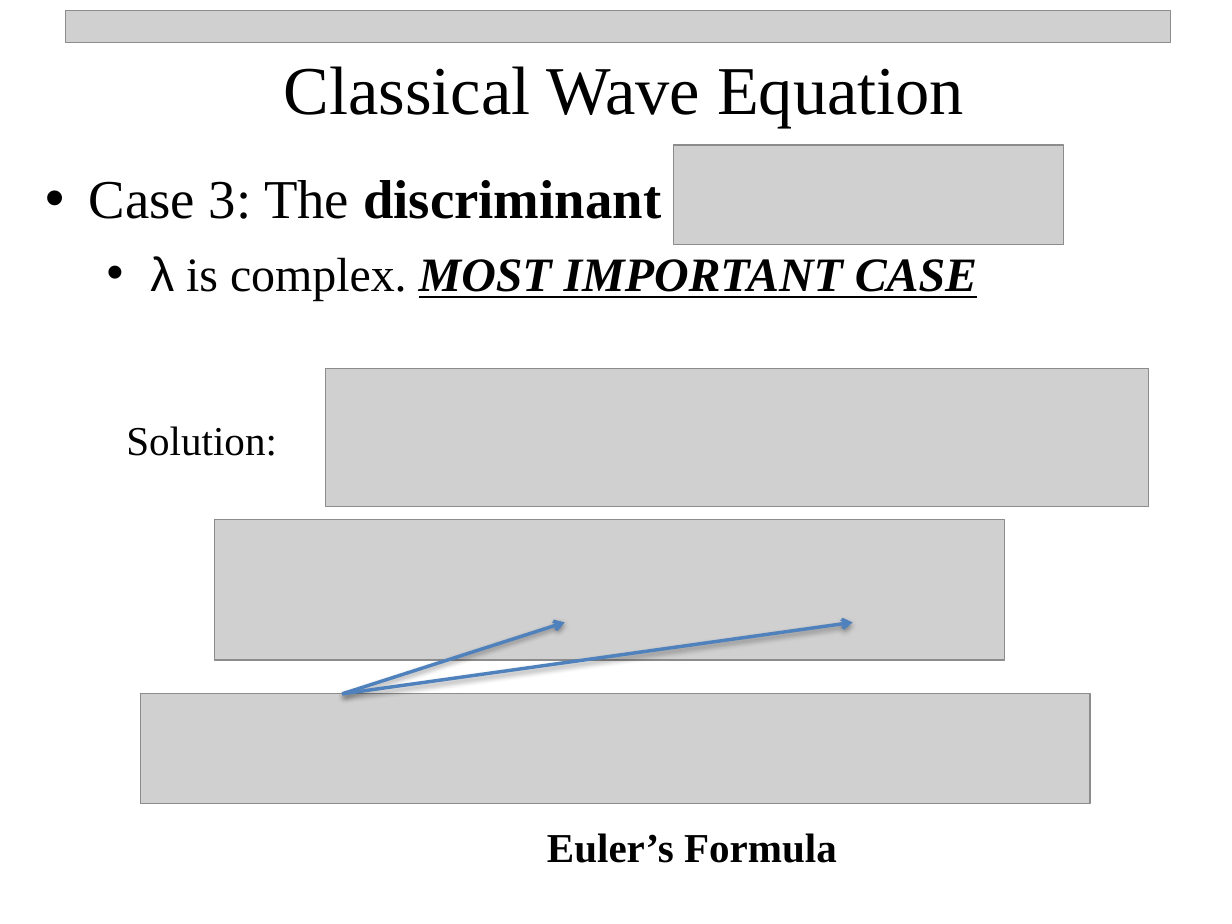
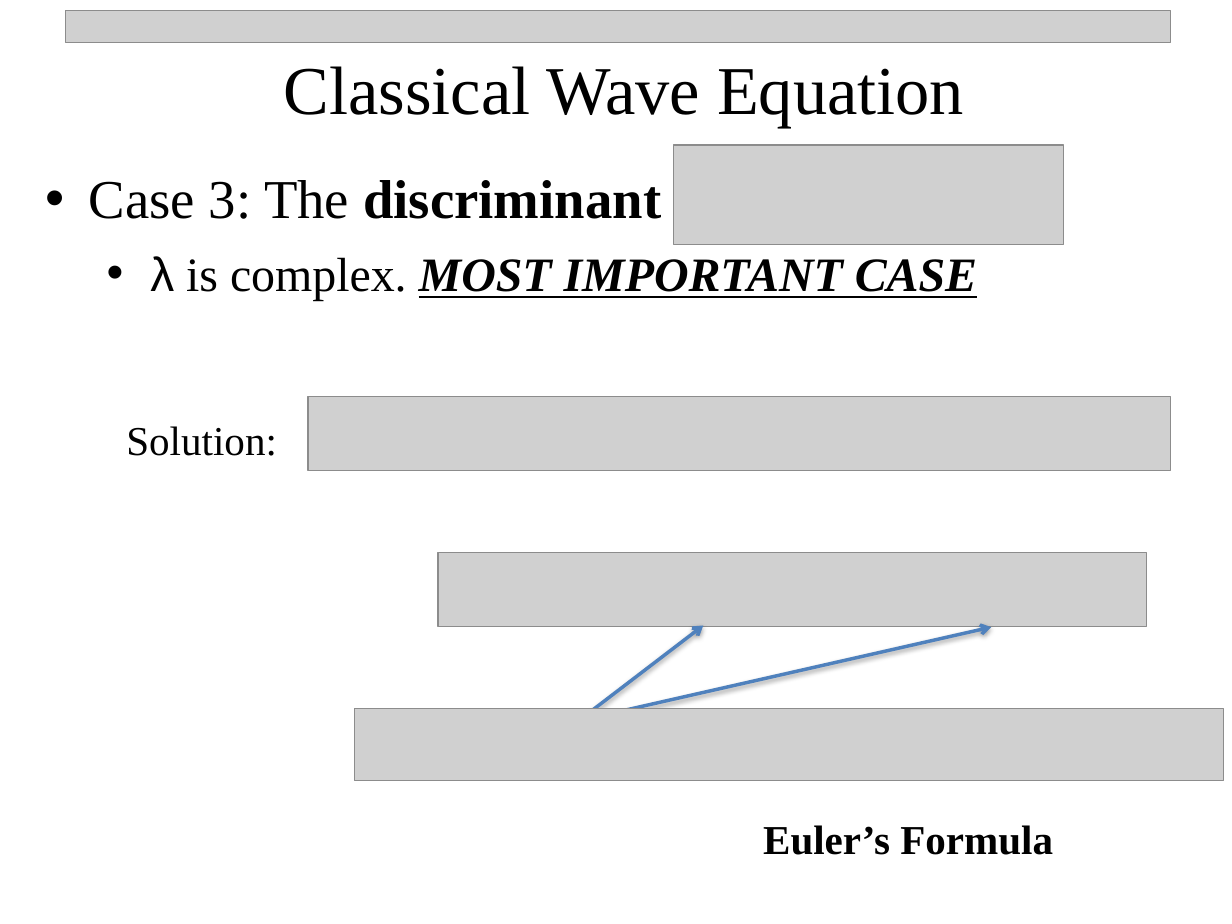
Before and after one commit to npetraco/CHE302, a slide deck: slide 21 of Notes/1_Intro_Classical_Waves.pptx (slide 20 before the commit). Drawn at 1232x924 pixels with LibreOffice and Linux fonts; fonts in the diff are those of the drawing; grey boxes stand for pictures. Boxes give left, top, right and bottom in pixels: in the first picture for what was removed or moved away, otherwise in the second. Text is boxed around its words. In the diff, an @@ line names an element or a change of style, - is before the commit and + after.

```diff
--- a/Notes/1_Intro_Classical_Waves.pptx
+++ b/Notes/1_Intro_Classical_Waves.pptx
@@ picture resized from (x1=325, y1=368, x2=1148, y2=506) to (x1=308, y1=397, x2=1170, y2=471) @@
@@ picture removed at (x1=214, y1=520, x2=1005, y2=660) @@
@@ picture added at (x1=439, y1=553, x2=1147, y2=627) @@
@@ arrow removed from (342, 694) to (564, 622) @@
@@ arrow moved from (342, 694) - (853, 622) to (582, 718) - (703, 626) @@
@@ arrow added from (582, 719) to (992, 627), #4F81BD 2 pt @@
@@ picture removed at (x1=140, y1=694, x2=1090, y2=803) @@
@@ picture added at (x1=355, y1=708, x2=1225, y2=780) @@
@@ text "Euler’s Formula" moved from (x1=547, y1=833, x2=837, y2=863) to (x1=763, y1=825, x2=1053, y2=855) @@
```
Also in this commit, not shown: 5 other slides changed, 3 slides added, 4 other files.
